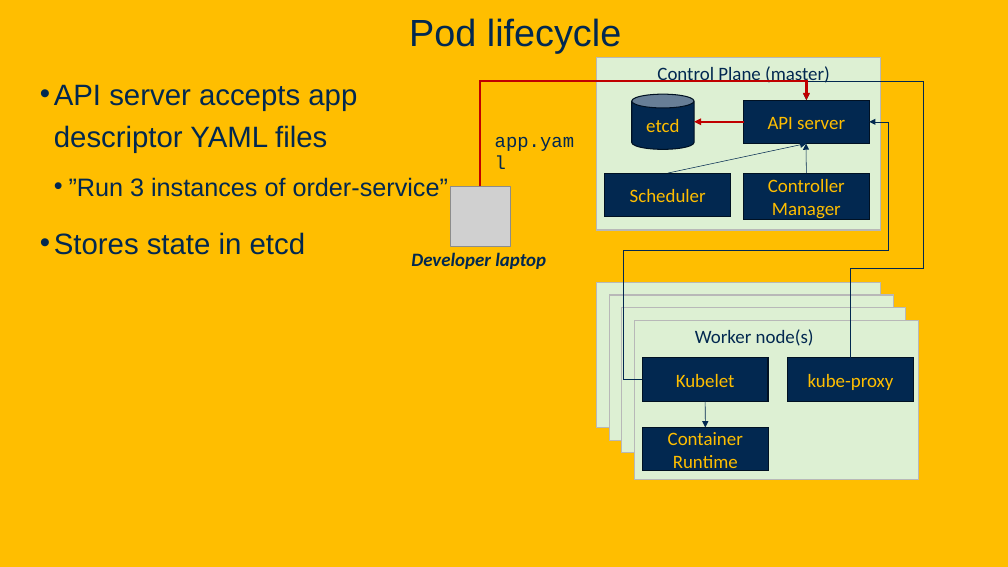
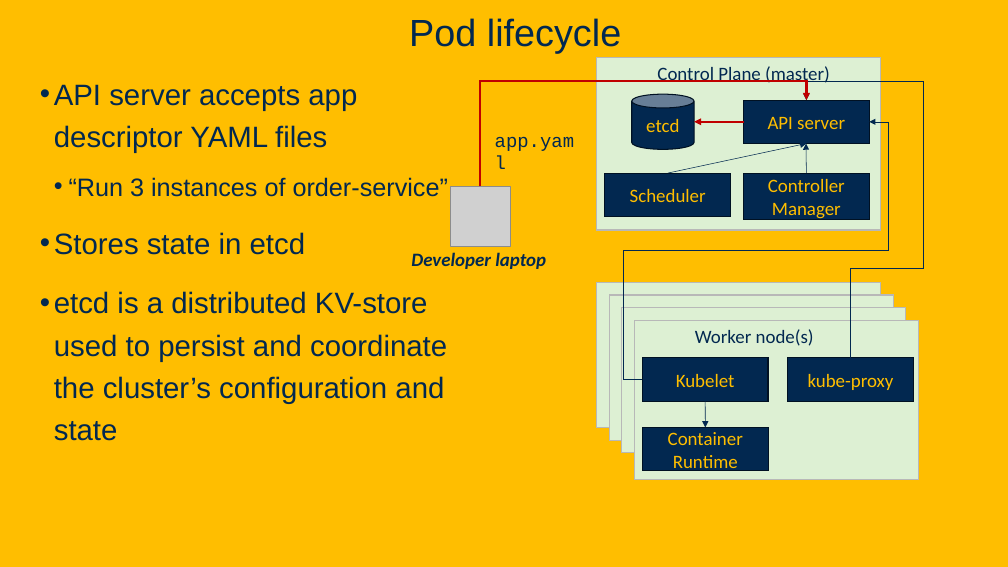
Before and after one commit to davsec-teaching/W26_ECS_160, a slide deck: slide 25 of slides/Kubernetes.pptx (slide 24 before the commit). Drawn at 1008x567 pixels with LibreOffice and Linux fonts; fonts in the diff are those of the drawing; grey boxes stand for pictures; background and template pictures are left out. Boxes give left, top, right and bottom in pixels: in the first picture for what was removed or moved away, otherwise in the second. Text is boxed around its words. In the diff, an @@ line names an element or a change of style, - is before the commit and + after.

```diff
--- a/slides/Kubernetes.pptx
+++ b/slides/Kubernetes.pptx
@@ text at [54, 291, 447, 441]: paragraph added @@
+• etcd is a distributed KV-store used to persist and coordinate the cluster’s configuration and state
```
Also in this commit, not shown: 16 other slides changed, 7 slides added, 1 slide removed, 1 other file.
